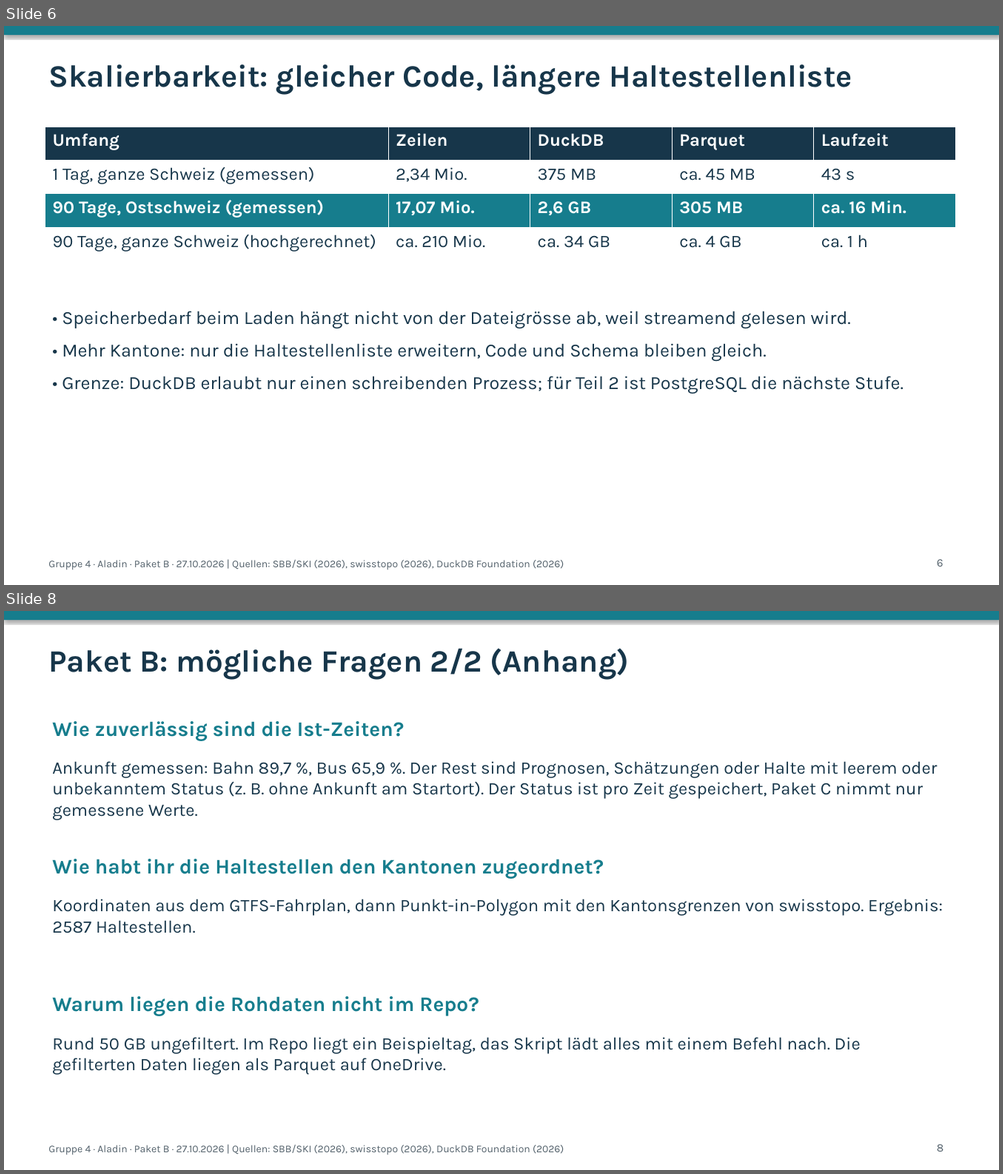
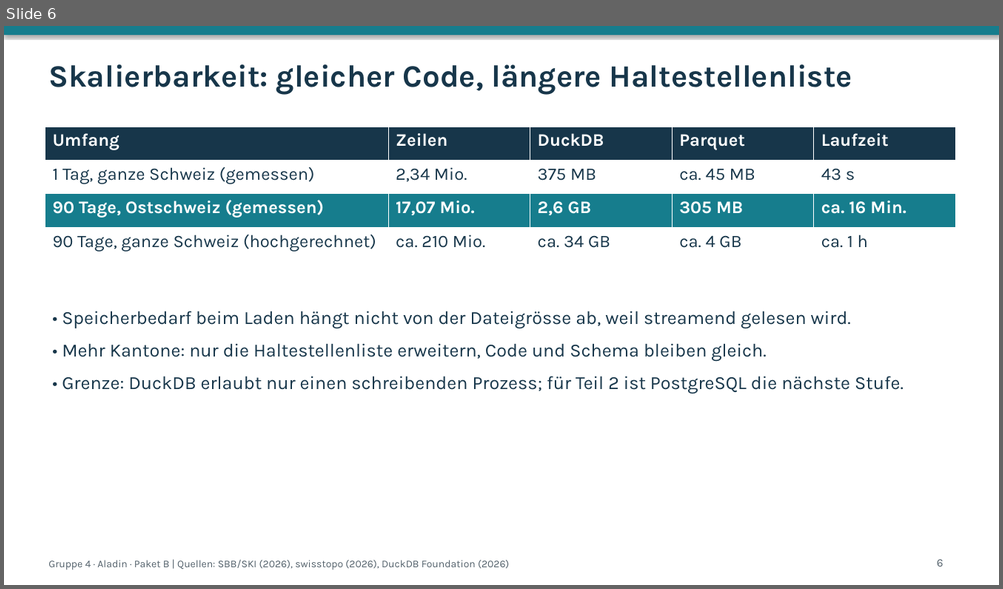
Before and after one commit to zeitmann/oev-wetter, a slide deck: docs/präsentation/folien_paket_b.pptx. Shown one above the other, each under a label of ours: slides 6 and 8 before the commit, slide 6 after it; the slides between them are not shown. The pictures are 1003x1174 and 1003x589 pixels, drawn with LibreOffice and Linux fonts; fonts in the diff are those of the drawing. Boxes give left, top, right and bottom in pixels: in the first picture for what was removed or moved away, otherwise in the second. Text is boxed around its words. In the diff, an @@ line names an element or a change of style, - is before the commit and + after.

```diff
--- a/docs/präsentation/folien_paket_b.pptx
+++ b/docs/präsentation/folien_paket_b.pptx
@@ slide 8 removed at [4,611,999,1170], background #FFFFFF @@
@@ rectangle removed at [4,611,999,620] @@
@@ text removed at [48,648,629,680] @@
-Paket B: mögliche Fragen 2/2 (Anhang)
@@ text removed at [52,721,404,741] @@
-Wie zuverlässig sind die Ist-Zeiten?
@@ text removed at [52,761,936,820] @@
-Ankunft gemessen: Bahn 89,7 %, Bus 65,9 %. Der Rest sind Prognosen, Schätzungen oder Halte mit leerem oder unbekanntem Status (z. B. ohne Ankunft am Startort). Der Status ist pro Zeit gespeichert, Paket C nimmt nur gemessene Werte.
@@ text removed at [52,859,604,879] @@
-Wie habt ihr die Haltestellen den Kantonen zugeordnet?
@@ text removed at [52,899,942,934] @@
-Koordinaten aus dem GTFS-Fahrplan, dann Punkt-in-Polygon mit den Kantonsgrenzen von swisstopo. Ergebnis: 2587 Haltestellen.
@@ text removed at [52,997,478,1017] @@
-Warum liegen die Rohdaten nicht im Repo?
@@ text removed at [52,1037,860,1075] @@
-Rund 50 GB ungefiltert. Im Repo liegt ein Beispieltag, das Skript lädt alles mit einem Befehl nach. Die gefilterten Daten liegen als Parquet auf OneDrive.
@@ text removed at [48,1145,563,1156] @@
-Gruppe 4 · Aladin · Paket B · 27.10.2026 | Quellen: SBB/SKI (2026), swisstopo (2026), DuckDB Foundation (2026)
@@ text removed at [936,1145,943,1152] @@
-8
@@ slide 6 changed as well @@
@@ text at [48,560,509,571]: text changed @@
-Gruppe 4 · Aladin · Paket B · 27.10.2026 | Quellen: SBB/SKI (2026), swisstopo (2026), DuckDB Foundation (2026)
+Gruppe 4 · Aladin · Paket B | Quellen: SBB/SKI (2026), swisstopo (2026), DuckDB Foundation (2026)
```
Also in this commit, not shown: 5 other slides changed, 1 other slide removed, 15 other files.
